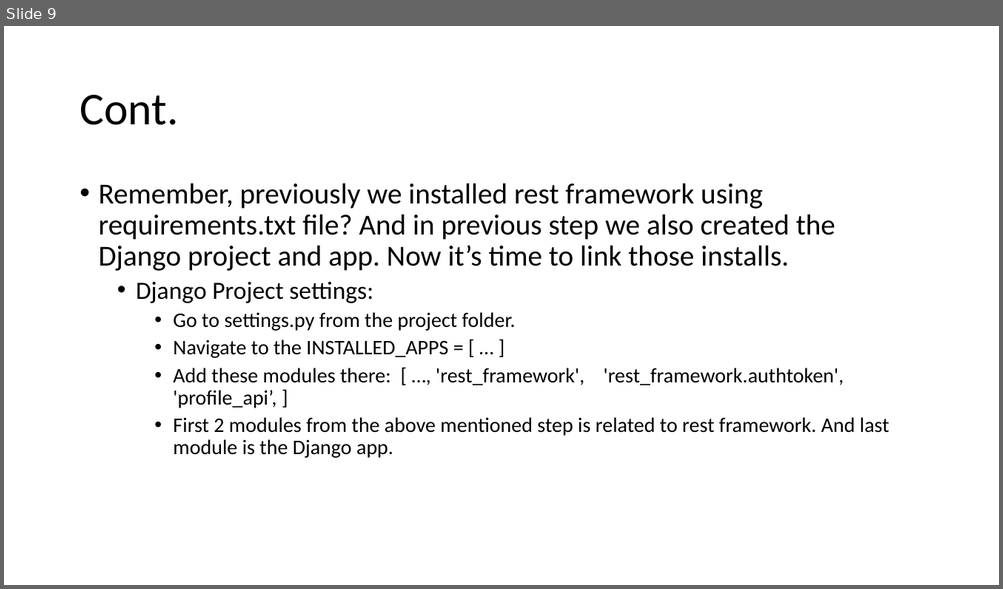
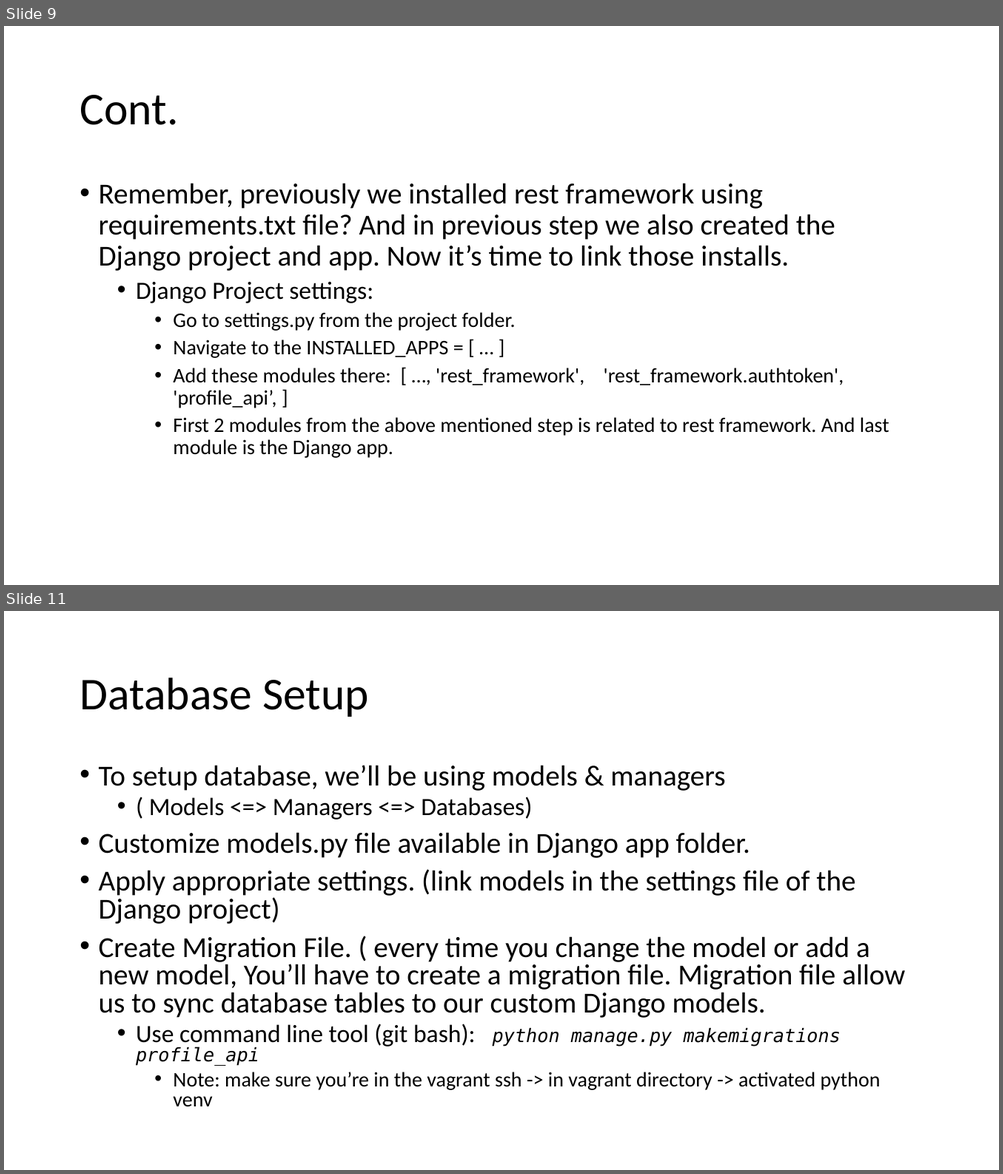
Before and after one commit to Smit24-git/profiles-rest-api, a slide deck: setup.pptx. Shown one above the other, each under a label of ours: slide 9 before the commit, slides 9 and 11 after it; the slides between them are not shown. The pictures are 1003x589 and 1003x1174 pixels, drawn with LibreOffice and Linux fonts; fonts in the diff are those of the drawing. Boxes give left, top, right and bottom in pixels: in the first picture for what was removed or moved away, otherwise in the second. Text is boxed around its words. In the diff, an @@ line names an element or a change of style, - is before the commit and + after.

Commit message:
Added custom user profile model manager and migration

```diff
--- a/setup.pptx
+++ b/setup.pptx
@@ slide 11 added at [4,611,999,1170], background #FFFFFF @@
@@ title added at [79,678,369,717], 44 pt, text #000000 @@
+Database Setup
@@ text added at [99,765,905,1107], 28 pt, text #000000 @@
+• To setup database, we’ll be using models & managers
+  • ( Models <=> Managers <=> Databases)
+• Customize models.py file available in Django app folder.
+• Apply appropriate settings. (link models in the settings file of the Django project)
+• Create Migration File. ( every time you change the model or add a new model, You’ll have to create a migration file. Migration file allow us to sync database tables to our custom Django models.
+  • Use command line tool (git bash): python manage.py makemigrations profile_api
+    • Note: make sure you’re in the vagrant ssh -> in vagrant directory -> activated python venv
```
Also in this commit, not shown: 1 slide changed, 3 other files.
